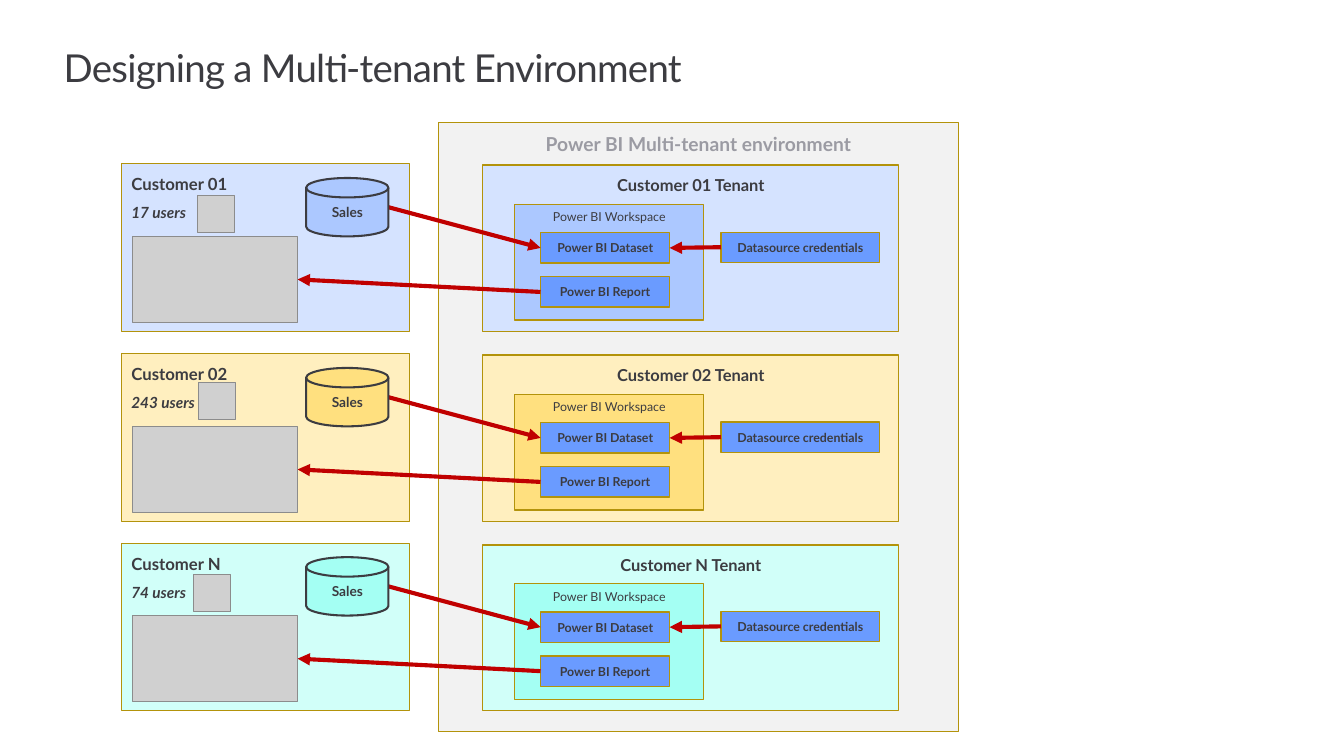
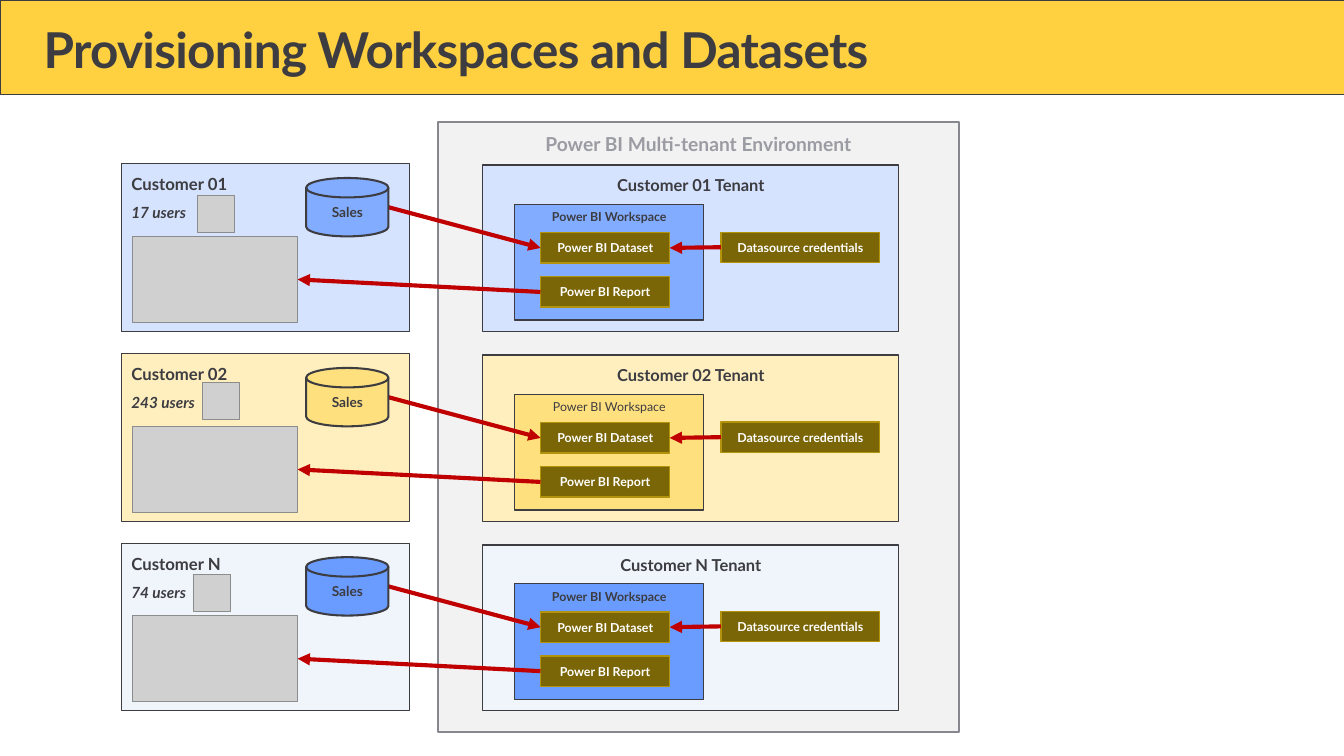
Before and after one commit to PowerBiDevCamp/Camp-Sessions, a slide deck: slide 20 of Session 33 - Setting Datasource Credentials with the Power BI REST API.pptx (slide 35 before the commit). Drawn at 1344x756 pixels with LibreOffice and Linux fonts; fonts in the diff are those of the drawing; grey boxes stand for pictures; background and template pictures are left out. Boxes give left, top, right and bottom in pixels: in the first picture for what was removed or moved away, otherwise in the second. Text is boxed around its words. In the diff, an @@ line names an element or a change of style, - is before the commit and + after.

```diff
--- a/Session 33 - Setting Datasource Credentials with the Power BI REST API.pptx
+++ b/Session 33 - Setting Datasource Credentials with the Power BI REST API.pptx
@@ rectangle added at bbox=[0, 0, 1344, 95], fill #FFD040, outline #3C3C41 0.5 pt @@
@@ title at bbox=[44, 31, 868, 77]: text changed; size 28 to 36 pt; bold on @@
-Designing a Multi-tenant Environment
+Provisioning Workspaces and Datasets
@@ rectangle "Power BI Multi-tenant Environment" at bbox=[438, 123, 959, 732]: outline #B3940B 0.85 pt to #878790 1.5 pt @@
@@ text in rectangle at bbox=[545, 137, 852, 151]: text changed @@
-Power BI Multi-tenant environment
+Power BI Multi-tenant Environment
@@ cylinder "Sales" at bbox=[306, 178, 388, 236]: fill #ACC8FF to #82ACFF @@
@@ rectangle "Power BI Workspace" at bbox=[515, 205, 705, 320]: bold on; fill #ACC8FF to #82ACFF; outline #B3940B 0.85 pt to #3C3C41 0.85 pt @@
@@ picture: place and size @@
-picture at bbox=[199, 382, 235, 419]
+picture at bbox=[203, 382, 239, 419]
@@ outline #B3940B 0.85 pt to #3C3C41 0.85 pt in 5 elements at bbox=[483, 165, 899, 332], bbox=[122, 164, 409, 332], bbox=[483, 355, 899, 522], bbox=[122, 354, 409, 522], bbox=[515, 394, 705, 510] @@
@@ rectangle "Customer N" at bbox=[122, 544, 409, 711]: fill #D1FFF9 to #EFF5FB; outline #B3940B 0.85 pt to #3C3C41 0.85 pt @@
@@ cylinder "Sales" at bbox=[306, 557, 388, 616]: fill #A4FFF3 to #6A9BFF @@
@@ rectangle "Customer N Tenant" at bbox=[483, 545, 899, 711]: fill #D1FFF9 to #EFF5FB; outline #B3940B 0.85 pt to #3C3C41 0.85 pt @@
@@ rectangle "Power BI Workspace" at bbox=[515, 584, 705, 700]: bold on; fill #A4FFF3 to #6A9BFF; outline #B3940B 0.85 pt to #3C3C41 0.85 pt @@
@@ text colour #3C3C41 to #FFFFFF; fill #6A9BFF to #7A6507 in 9 elements at bbox=[541, 233, 670, 264], bbox=[541, 277, 670, 307], bbox=[721, 232, 880, 263], bbox=[541, 423, 670, 454], bbox=[541, 466, 670, 497], bbox=[721, 422, 880, 453], bbox=[541, 612, 670, 642], bbox=[541, 656, 670, 687], bbox=[721, 612, 880, 642] @@
```
Also in this commit, not shown: 4 other slides changed, 48 slides added, 35 slides removed, 11 other files.
